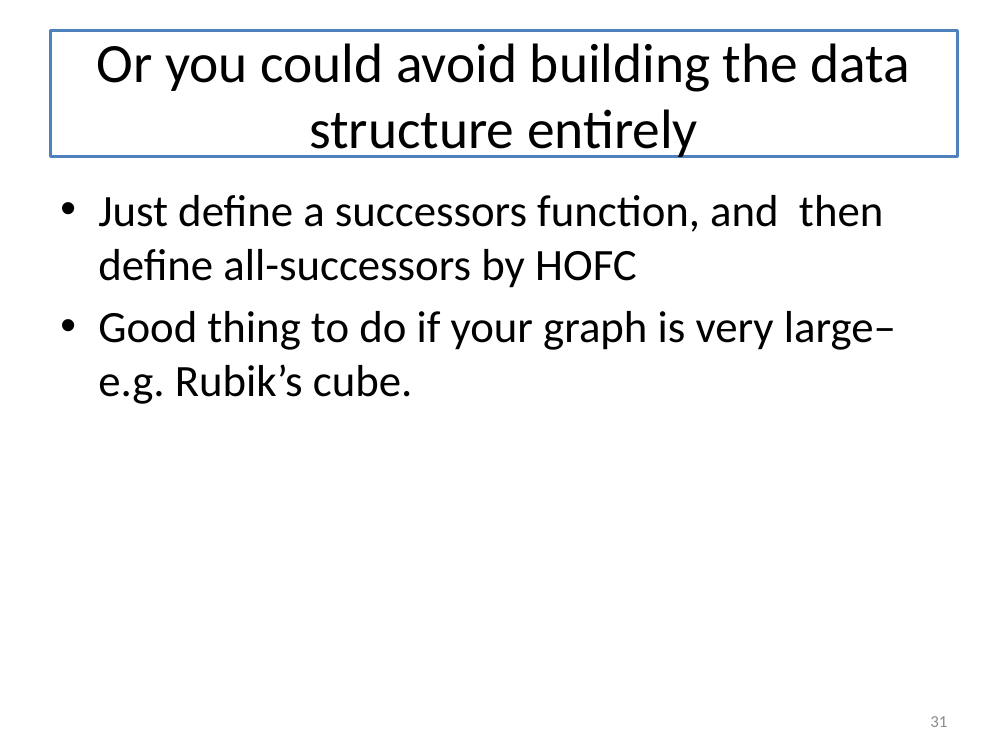
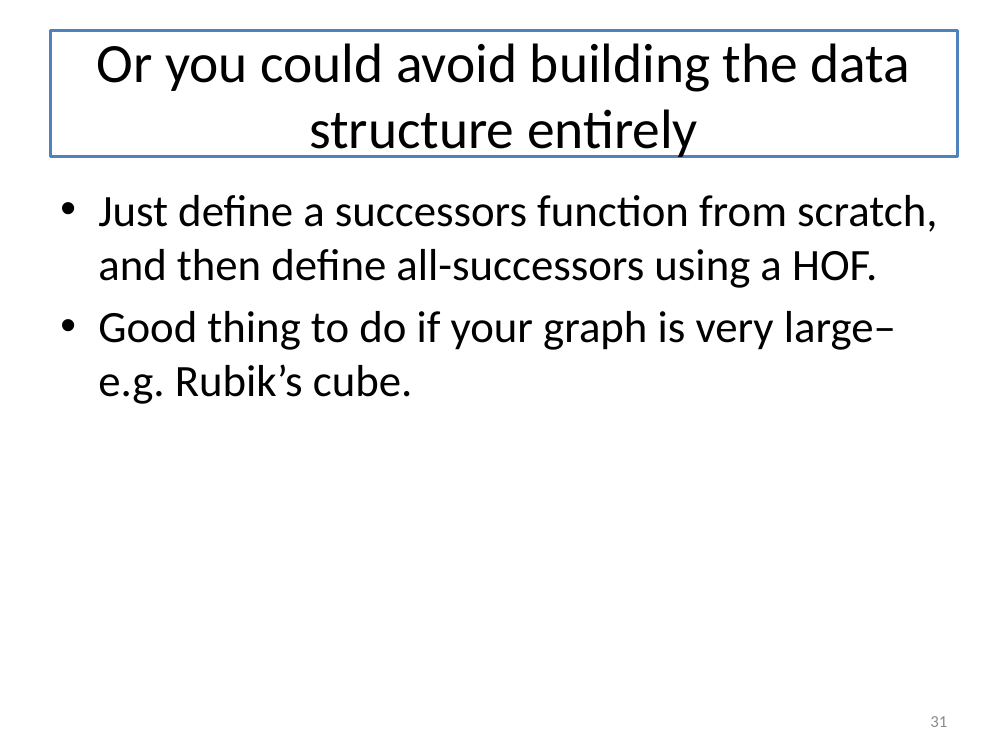
Before and after one commit to mwand/cs5010f16, a slide deck: slide 31 of Slides/Lesson 8.4 Searching in a Graph.pptx. Drawn at 1008x756 pixels with LibreOffice and Linux fonts; fonts in the diff are those of the drawing. Boxes give left, top, right and bottom in pixels: in the first picture for what was removed or moved away, otherwise in the second. Text is boxed around its words. In the diff, an @@ line names an element or a change of style, - is before the commit and + after.

```diff
--- a/Slides/Lesson 8.4 Searching in a Graph.pptx
+++ b/Slides/Lesson 8.4 Searching in a Graph.pptx
@@ text at box(98, 195, 937, 288): text changed @@
-• Just define a successors function, and then define all-successors by HOFC
+• Just define a successors function from scratch, and then define all-successors using a HOF.
```
Also in this commit, not shown: 4 other slides changed, 13 other files.
